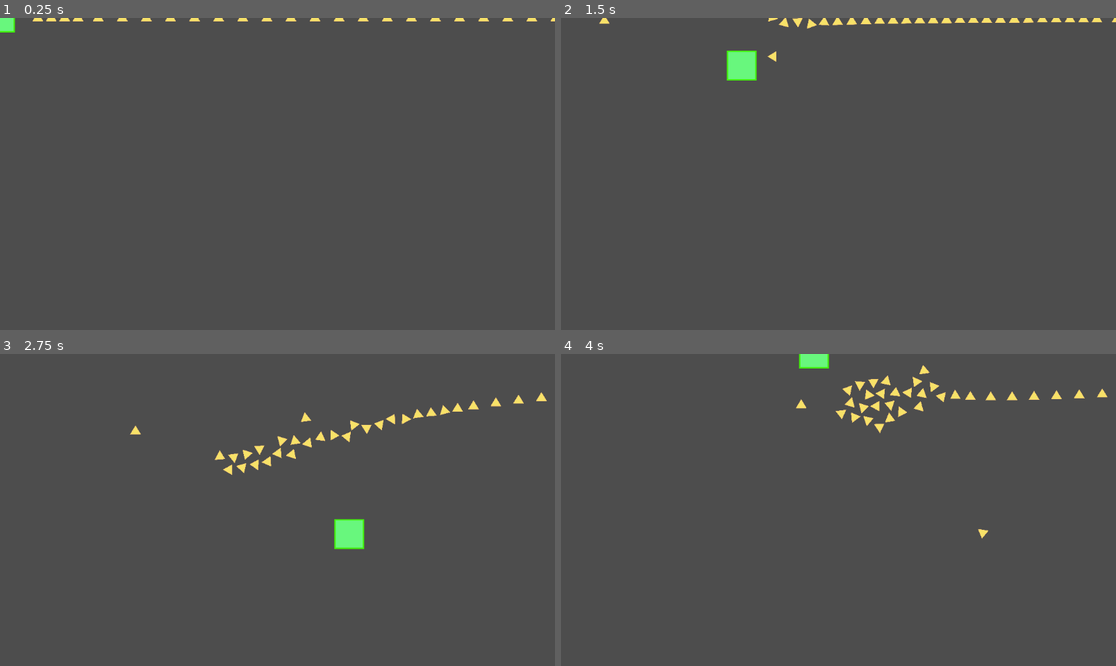
Above: before the commit, frames 1-4 (two rows, left to right).
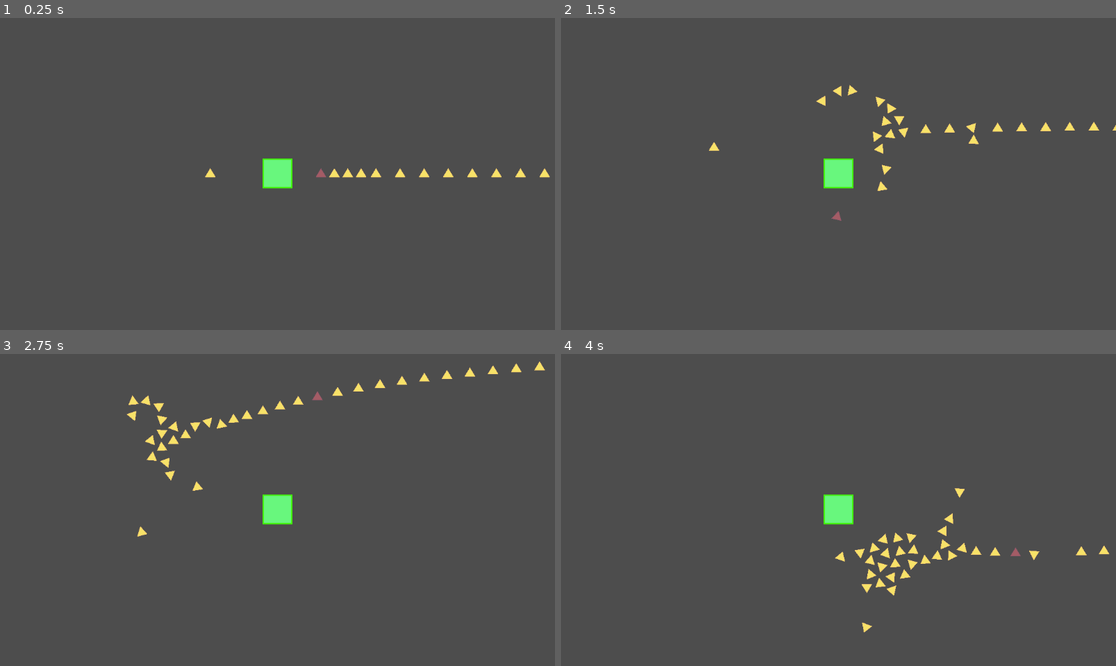
Above: after the commit, the same moments.

Repository: aapolipponen/daydream-game-jam
Game: Godot game, scene res://Player/player.tscn
The game is run twice, just before and just after one commit, with the same random seed, the same clock (stepped at 60 frames per second) and the same inputs.
Inputs (mouse positions are in pixels of both pictures, inside the frame that each line leads up to):
- Up to frame 1 (0.25 s): no input
- Up to frame 2 (1.5 s): move the mouse to (960, 158) at 0.52 s; hold D (right) 0.53-1.28 s; click (960, 158) at 0.67 s; move the mouse to (727, 189) at 1.27 s; hold S (down) from 1.28 s (still down); click (727, 189) at 1.42 s
- Up to frame 3 (2.75 s): move the mouse to (333, 441) at 2.02 s; release S (down) at 2.03 s; hold D (right) from 2.03 s (still down); click (333, 441) at 2.17 s
- Up to frame 4 (4 s): move the mouse to (810, 572) at 2.77 s; release D (right) at 2.78 s; hold W (up) 2.78-3.53 s; click (810, 572) at 2.92 s; move the mouse to (1005, 556) at 3.52 s; hold A (left) from 3.53 s (still down); click (1005, 556) at 3.67 s

The runs differ from the first frame. In frame 1, 1.6% of the frame differs, in the area x 0-100%, y 0-55%; in frame 2, 2.5%; in frame 3, 3.2%, in the area x 22-99%, y 2-63%; in frame 4, 3.0%.

Commit message:
Small fixes

Diff:
--- a/Player/player.tscn
+++ b/Player/player.tscn
@@ -25,3 +25,5 @@
 [node name="CollisionShape2D" type="CollisionShape2D" parent="."]
 position = Vector2(1, -1)
 shape = SubResource("RectangleShape2D_btcbx")
+
+[node name="Camera2D" type="Camera2D" parent="."]
--- a/Player/triangle_manager.gd
+++ b/Player/triangle_manager.gd
@@ -3,16 +3,18 @@
 @export var triangle_count: int = 100
 @export var follow_distance: float = 100.0
 @export var follow_speed: float = 200.0
-@export var follow_smoothing: float = 100000.0
+@export var follow_smoothing: float = 10000.0
 @export var repulsion_distance: float = 100.0
 @export var repulsion_strength: float = 50000.0
-@export var repulsion_power: float = 3.0  # 1 = linear, 2 = quadratic, etc.
+@export var repulsion_power: float = 2.0  # 1 = linear, 2 = quadratic, etc.
 @export var shoot_force: float = 1000.0
 @export var shot_lifetime: float = 1.5
 
 var triangle_scene: PackedScene = preload("res://Triangle/triangle.tscn")
 var triangles: Array = []
 var player: Node2D = null
+var highlighted: RigidBody2D = null
+var camera: Camera2D = null
 
 func _ready() -> void:
 	# Get player reference once
@@ -21,6 +23,8 @@
 		push_error("No player found in 'player' group!")
 		return
 
+	# Get camera reference
+	camera = get_viewport().get_camera_2d()
 
 	spawn_triangles(triangle_count)
 
@@ -91,12 +95,10 @@
 	if player == null or not is_instance_valid(player):
 		return
 	update_triangle_following(delta)
+	update_highlight()
 
-func _input(event):
-	if event is InputEventMouseButton and event.pressed and event.button_index == MOUSE_BUTTON_LEFT:
-		shoot_closest_triangle(event.position)
-
-func shoot_closest_triangle(mouse_pos: Vector2) -> void:
+func update_highlight() -> void:
+	var mouse_world: Vector2 = _get_mouse_world_pos()
 	var closest: RigidBody2D = null
 	var best_dist: float = INF
 	for t in triangles:
@@ -104,13 +106,36 @@
 			continue
 		if t.has_meta("shot") and t.get_meta("shot"):
 			continue
-		var d: float = t.global_position.distance_to(mouse_pos)
+		var d = t.global_position.distance_to(mouse_world)
 		if d < best_dist:
 			best_dist = d
 			closest = t
-	if closest == null:
+	if closest == highlighted:
+		return  # nothing changed
+	# Clear previous highlight
+	if is_instance_valid(highlighted) and highlighted.has_method("set_highlight"):
+		highlighted.set_highlight(false)
+	highlighted = closest
+	if is_instance_valid(highlighted) and highlighted.has_method("set_highlight"):
+		highlighted.set_highlight(true)
+
+func _input(event):
+	if event is InputEventMouseButton and event.pressed and event.button_index == MOUSE_BUTTON_LEFT:
+		shoot_highlighted_triangle()
+
+func _get_mouse_world_pos() -> Vector2:
+	var screen_pos: Vector2 = get_viewport().get_mouse_position()
+	var xform := get_viewport().get_canvas_transform()
+	return xform.affine_inverse() * screen_pos
+
+func shoot_highlighted_triangle() -> void:
+	if highlighted == null or not is_instance_valid(highlighted):
 		return
-	# Mark and shoot
-	closest.set_meta("shot", true)
-	var dir := (mouse_pos - closest.global_position).normalized()
-	closest.call_deferred("shoot", dir, shoot_force, shot_lifetime)
+	var mouse_world := _get_mouse_world_pos()
+	# Mark, shoot and clear highlight
+	highlighted.set_meta("shot", true)
+	if highlighted.has_method("set_highlight"):
+		highlighted.set_highlight(false)
+	var dir := (mouse_world - highlighted.global_position).normalized()
+	highlighted.call_deferred("shoot", dir, shoot_force, shot_lifetime)
+	highlighted = null
--- a/Triangle/triangle.gd
+++ b/Triangle/triangle.gd
@@ -1,11 +1,16 @@
 extends RigidBody2D
 
 var is_shot: bool = false
+var is_highlighted: bool = false
+var highlight_material: ShaderMaterial = null
 
 # Enable contact monitoring so that `body_entered` signal is emitted.
 func _ready() -> void:
 	contact_monitor = true
 	max_contacts_reported = 10  # any positive value enables the signal
+	# Cache sprite reference for highlighting
+	_sprite = get_node("Sprite2D")
+	_create_highlight_material()
 
 func shoot(direction: Vector2, force: float, lifetime: float) -> void:
 	if is_shot:
@@ -21,3 +26,43 @@
 	if body.has_method("onHit"):
 		body.onHit()
 		print("Collided")
+
+var _sprite: Sprite2D
+
+func _create_highlight_material() -> void:
+	var shader := Shader.new()
+	shader.code = """
+shader_type canvas_item;
+uniform float hue_shift : hint_range(-1.0, 1.0) = 0.6; // cycles 0-1
+
+vec3 rgb2hsv(vec3 c){
+    vec4 K = vec4(0.0, -1.0/3.0, 2.0/3.0, -1.0);
+    vec4 p = mix(vec4(c.bg, K.wz), vec4(c.gb, K.xy), step(c.b, c.g));
+    vec4 q = mix(vec4(p.xyw, c.r), vec4(c.r, p.yzx), step(p.x, c.r));
+    float d = q.x - min(q.w, q.y);
+    float e = 1.0e-10;
+    return vec3(abs(q.z + (q.w - q.y) / (6.0 * d + e)), d / (q.x + e), q.x);
+}
+
+vec3 hsv2rgb(vec3 c){
+    vec3 p = abs(fract(c.xxx + vec3(0.0, 2.0/3.0, 1.0/3.0)) * 6.0 - 3.0);
+    return c.z * mix(vec3(1.0), clamp(p - 1.0, 0.0, 1.0), c.y);
+}
+
+void fragment(){
+    vec4 tex = texture(TEXTURE, UV);
+    vec3 hsv = rgb2hsv(tex.rgb);
+    hsv.x = fract(hsv.x + hue_shift);
+    vec3 rgb = hsv2rgb(hsv);
+    COLOR = vec4(rgb, tex.a) * COLOR;
+}
+"""
+	highlight_material = ShaderMaterial.new()
+	highlight_material.shader = shader
+
+func set_highlight(enable: bool) -> void:
+	if enable == is_highlighted:
+		return
+	is_highlighted = enable
+	if _sprite:
+		_sprite.material = highlight_material if enable else null
